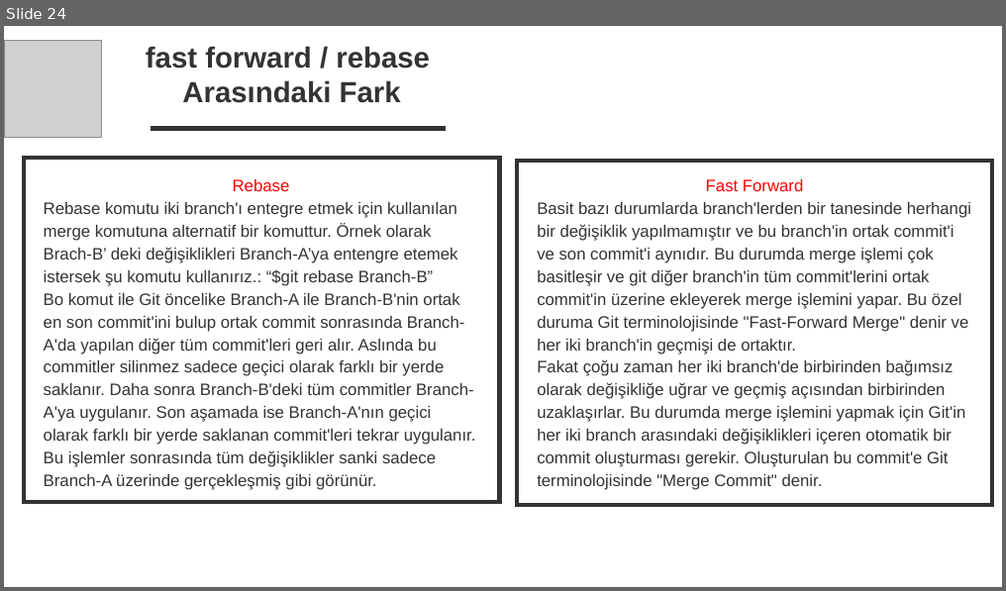
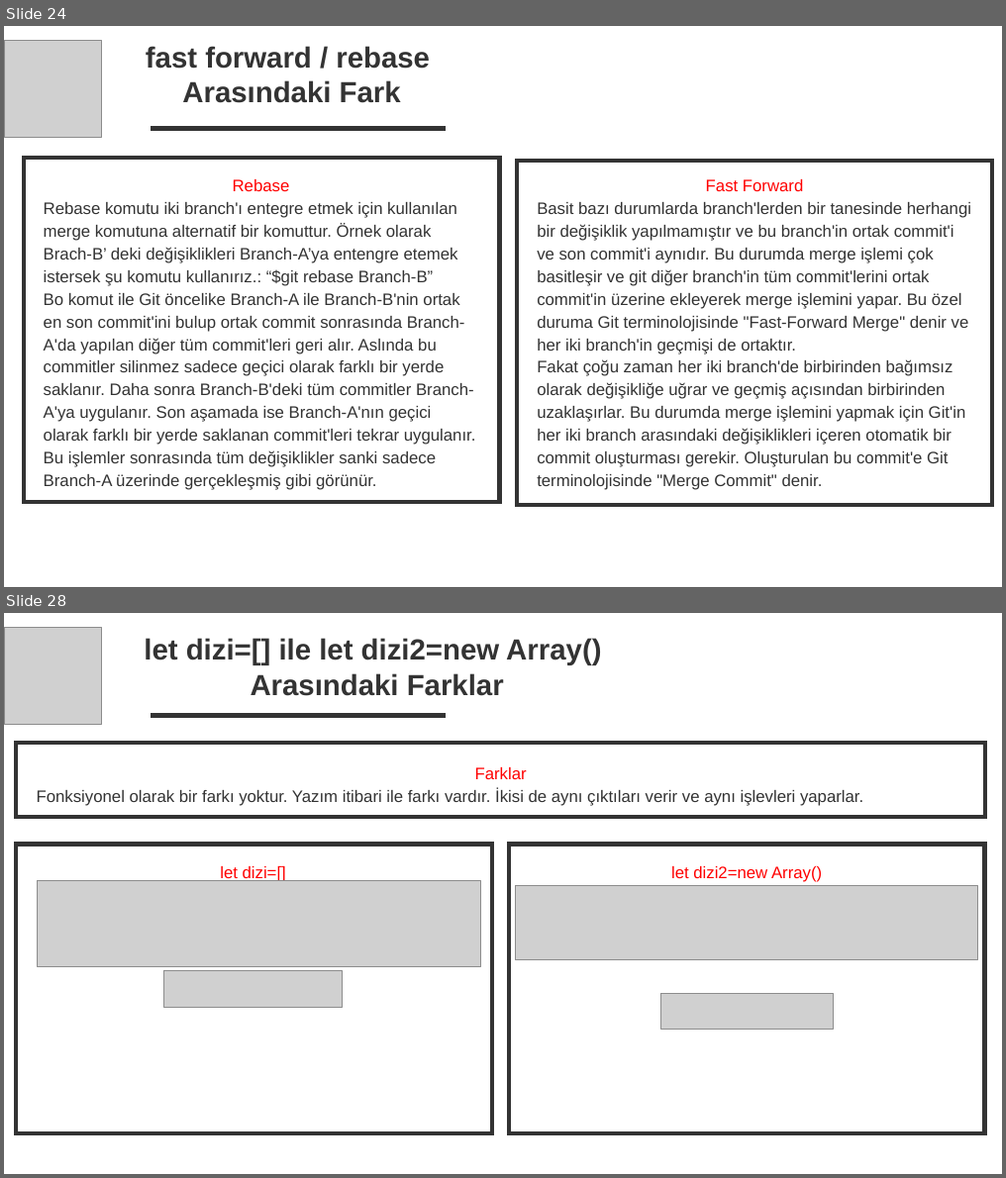
Before and after one commit to TechCareer-FrontEnd-1/tubisad-frontend-wjolnir, a slide deck: Research Homeworks/Research Homeworks.pptx. Shown one above the other, each under a label of ours: slide 24 before the commit, slides 24 and 28 after it; the slides between them are not shown. The pictures are 1006x591 and 1006x1178 pixels, drawn with LibreOffice and Linux fonts; fonts in the diff are those of the drawing; grey boxes stand for pictures. Boxes give left, top, right and bottom in pixels: in the first picture for what was removed or moved away, otherwise in the second. Text is boxed around its words. In the diff, an @@ line names an element or a change of style, - is before the commit and + after.

Commit message:
Array-Research-Completed

```diff
--- a/Research Homeworks/Research Homeworks.pptx
+++ b/Research Homeworks/Research Homeworks.pptx
@@ slide 28 added at [4, 613, 1002, 1174], background #FFFFFF @@
@@ picture added at [4, 627, 101, 725] @@
@@ text added at [144, 638, 601, 696], 28 pt, text #333333, bold @@
+let dizi=[] ile let dizi2=new Array()
+Arasındaki Farklar
@@ line added from (446, 716) to (151, 716), #333333 5 pt @@
@@ rectangle added at [16, 743, 985, 817], outline #333333 4 pt @@
@@ text added at [37, 767, 863, 806], 16 pt, text #333333 @@
+Farklar
+Fonksiyonel olarak bir farkı yoktur. Yazım itibari ile farkı vardır. İkisi de aynı çıktıları verir ve aynı işlevleri yaparlar.
@@ rectangle added at [16, 845, 492, 1134], outline #333333 4 pt @@
@@ rectangle added at [509, 845, 985, 1134], outline #333333 4 pt @@
@@ text added at [220, 866, 286, 882], 16 pt, text #FF0000 @@
+let dizi=[]
@@ text added at [671, 866, 822, 882], 16 pt, text #FF0000 @@
+let dizi2=new Array()
@@ picture added at [37, 881, 481, 967] @@
@@ picture added at [515, 885, 978, 959] @@
@@ picture added at [164, 970, 343, 1008] @@
@@ picture added at [661, 994, 834, 1029] @@
```
Also in this commit, not shown: 3 other slides added.
